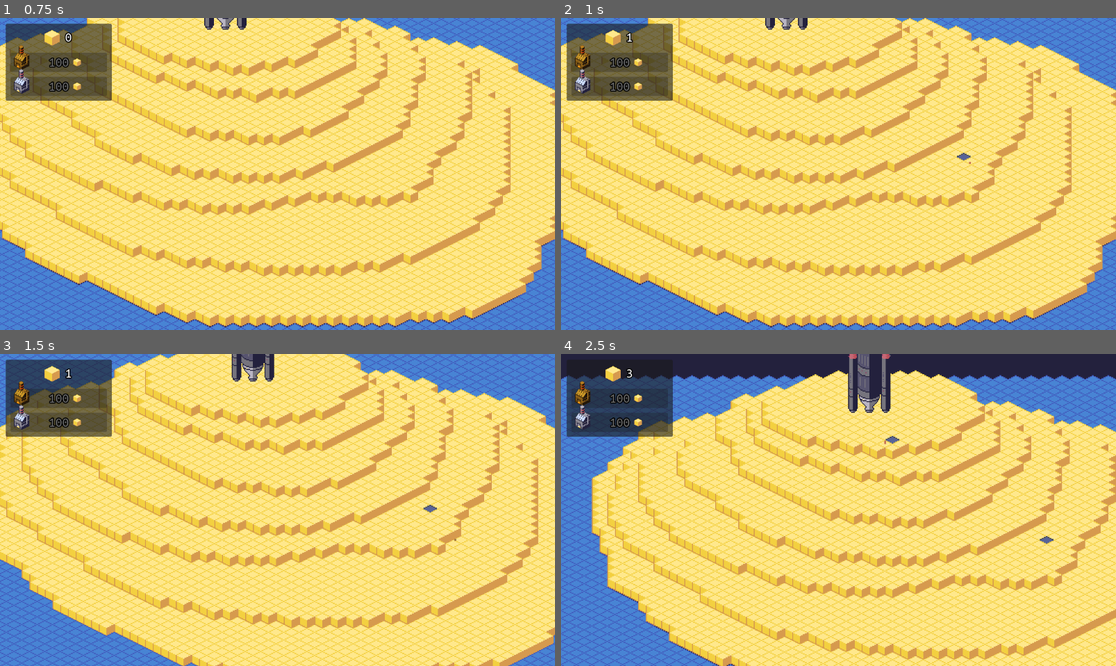
Above: before the commit, frames 1-4 (two rows, left to right).
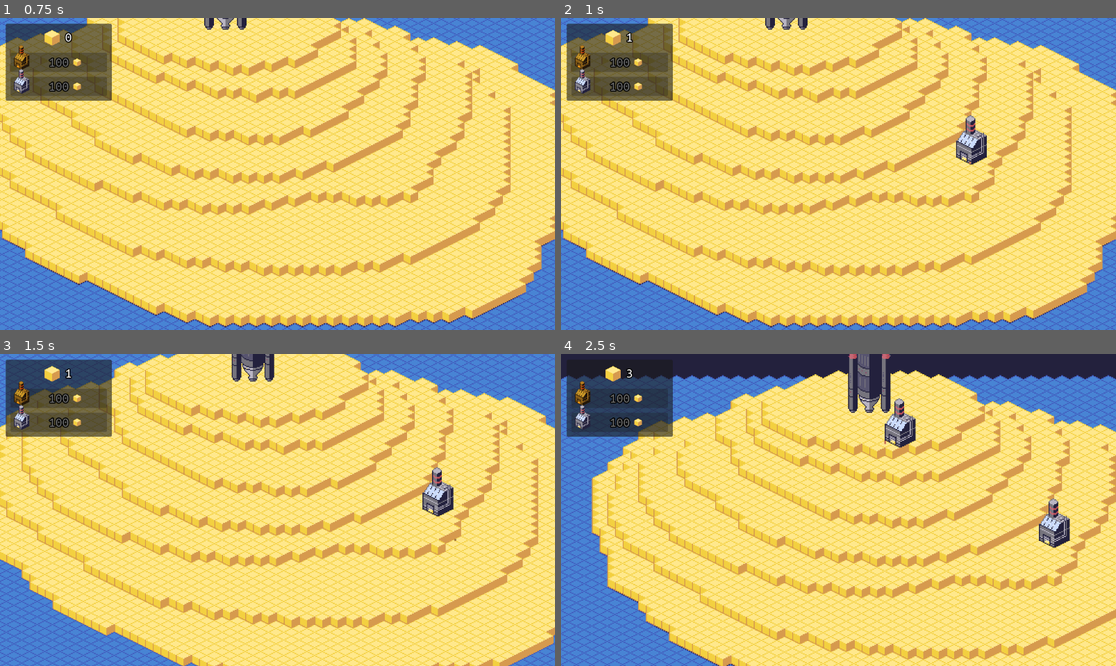
Above: after the commit, the same moments.

Repository: paul-maxime/rocket-of-sand
Game: Godot game, scene res://scenes/MainScene.tscn
Same seed, same stepped clock (60 frames per second), same inputs: the game is played once before the commit and once after it.
Inputs (mouse positions are in pixels of both pictures, inside the frame that each line leads up to):
- Up to frame 1 (0.75 s): move the mouse to (399, 158) at 0.52 s; click (399, 158) at 0.67 s
- Up to frame 2 (1 s): no input
- Up to frame 3 (1.5 s): drag from (166, 525) to (249, 572) at 1.27 s
- Up to frame 4 (2.5 s): move the mouse to (894, 441) at 2.02 s; click (894, 441) at 2.17 s

Frame 1 is identical in both runs. In frame 2, 0.6% of the frame differs, in the area x 71-77%, y 31-47%; in frame 3, 0.6%; in frame 4, 1.2%, in the area x 58-92%, y 14-63%.

Commit message:
Place building on click

Diff:
--- /dev/null
+++ b/scenes/Building.tscn
@@ -0,0 +1,12 @@
+[gd_scene load_steps=3 format=3 uid="uid://83yyfufbq317"]
+
+[ext_resource type="Script" path="res://scripts/Building.gd" id="1_t37nm"]
+[ext_resource type="Texture2D" uid="uid://b7ns77m4ueyg8" path="res://resources/factory.png" id="2_h6vrd"]
+
+[node name="Building" type="Node2D"]
+y_sort_enabled = true
+script = ExtResource("1_t37nm")
+
+[node name="Factory" type="Sprite2D" parent="."]
+position = Vector2(8, -24)
+texture = ExtResource("2_h6vrd")
--- a/scenes/MainScene.tscn
+++ b/scenes/MainScene.tscn
@@ -1,6 +1,7 @@
-[gd_scene load_steps=10 format=3 uid="uid://c4k4tq44nle8l"]
+[gd_scene load_steps=11 format=3 uid="uid://c4k4tq44nle8l"]
 
 [ext_resource type="PackedScene" uid="uid://twwxhanjo1e0" path="res://scenes/Island.tscn" id="1_1buq4"]
+[ext_resource type="PackedScene" uid="uid://83yyfufbq317" path="res://scenes/Building.tscn" id="4_7bn8d"]
 [ext_resource type="Script" path="res://scripts/GameManager.gd" id="5_sc47u"]
 [ext_resource type="Script" path="res://scripts/BuildingManager.gd" id="6_x8doe"]
 [ext_resource type="Script" path="res://scripts/EventManager.gd" id="7_66p1s"]
@@ -20,6 +21,7 @@
 
 [node name="BuildingManager" type="Node2D" parent="GameManager"]
 script = ExtResource("6_x8doe")
+building_prefab = ExtResource("4_7bn8d")
 
 [node name="EventManager" type="Node2D" parent="GameManager"]
 script = ExtResource("7_66p1s")
--- /dev/null
+++ b/scripts/Building.gd
@@ -0,0 +1,6 @@
+extends Node2D
+class_name Building
+
+var coordinates
+var layer
+var island
--- a/scripts/BuildingManager.gd
+++ b/scripts/BuildingManager.gd
@@ -1,12 +1,40 @@
 extends Node2D
 
-@onready var tile_map = $'../../Island'
+@onready var tile_map: TileMap = $'../../Island'
+@export var building_prefab: PackedScene
 
 func _ready():
 	$'../EventManager'.block_clicked.connect(place_building)
 
+func check_free_space(layer, coordinate):
+	var cell = tile_map.get_cell_tile_data(layer, coordinate)
+	if (cell != null):
+		return false
+	for b in get_children():
+		if (b.layer == layer):
+			for b_coord in b.coordinates:
+				if (b_coord == coordinate):
+					return false
+	return true
+
 func place_building(block_type, layer, coordinate, screen_coordinate, wall_click):
 	if (!wall_click && block_type == 0):
-		tile_map.set_cell(layer, coordinate, 1, Vector2i(0, 1))
+		for ground_coord in [coordinate, coordinate + Vector2i(1, 0), coordinate + Vector2i(abs(coordinate.y % 2), 1), coordinate + Vector2i(abs(coordinate.y % 2), -1)]:
+			var ground_cell = tile_map.get_cell_tile_data(layer, ground_coord)
+			if (ground_cell == null || ground_cell.terrain != 0):
+				print('Still No.')
+				return
+		var building_coordinates = [coordinate + Vector2i(0, -2), coordinate + Vector2i(1, -2), coordinate + Vector2i(abs(coordinate.y % 2), -1), coordinate + Vector2i(abs(coordinate.y % 2), -3)]
+		for b_coord in building_coordinates:
+			if (!check_free_space(layer + 1, b_coord)):
+				print('Don\'t insist.')
+				return
+		var new_building: Building = building_prefab.instantiate()
+		new_building.coordinates = building_coordinates
+		new_building.layer = layer + 1
+		new_building.island = tile_map
+		new_building.z_index = tile_map.get_layer_z_index(layer + 1)
+		new_building.position = tile_map.map_to_local(building_coordinates[0])
+		add_child(new_building)
 	else:
 		print('No.')
--- a/scripts/Water.gd
+++ b/scripts/Water.gd
@@ -1,4 +1,5 @@
 extends TileMap
+class_name Water
 
 var water_level = -1
 var grid = Vector2i(50, 100)
